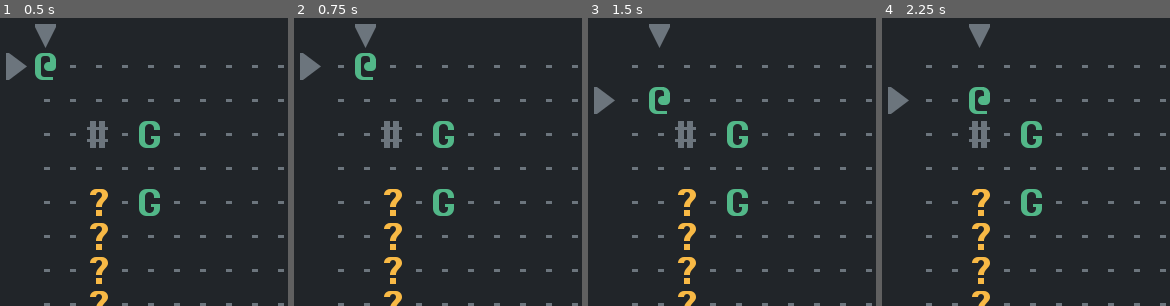
Above: before the commit, frames 1-4 (left to right).
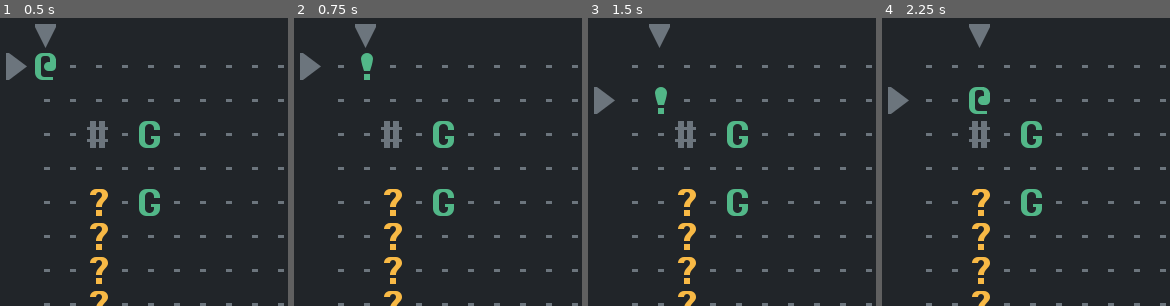
Above: after the commit, the same moments.

Repository: Bozar/godot-4-roguelike-tutorial
Game: Godot game, scene res://scene/main/main_screen.tscn
Same seed, same stepped clock (60 frames per second), same inputs: the game is played once before the commit and once after it.
Inputs:
- Up to frame 1 (0.5 s): no input
- Up to frame 2 (0.75 s): tap Enter at 0.5 s; hold D (move_right) from 0.53 s (still down); tap Space (aim, bound only after the commit) at 0.6 s
- Up to frame 3 (1.5 s): tap Space (aim, bound only after the commit) at 1.25, 1.35 s; release D (move_right) at 1.28 s; hold S (move_down) from 1.28 s (still down)
- Up to frame 4 (2.25 s): tap Enter at 2 s; release S (move_down) at 2.03 s; hold D (move_right) from 2.03 s (still down); tap Space (aim, bound only after the commit) at 2.1 s
The pictures show only the part of the screen within x 0-50%, y 0-50%; the shares and areas given below are measured in that part.

Frame 1 is identical in both runs. In frame 2, 0.4% of the frame differs, in the area x 21-29%, y 12-22%; in frame 3, 0.4%; in frame 4, nothing differs.

Commit message:
Switch between Normal and Aim Mode.

Diff:
--- a/library/input_tag.gd
+++ b/library/input_tag.gd
@@ -6,6 +6,8 @@
 const MOVE_UP: StringName = &"move_up"
 const MOVE_DOWN: StringName = &"move_down"
 
+const AIM: StringName = &"aim"
+
 
 const MOVE_ACTIONS: Array[StringName] = [
     MOVE_LEFT,
--- /dev/null
+++ b/library/visual_effect.gd
@@ -0,0 +1,14 @@
+class_name VisualEffect
+
+
+static func switch_sprite(sprite: Sprite2D, visual_tag: StringName) -> void:
+    var has_switched: bool = false
+
+    for i: Sprite2D in sprite.get_children():
+        if i.name == visual_tag:
+            i.visible = true
+            has_switched = true
+        else:
+            i.visible = false
+    if not has_switched:
+        push_error("Invalid visual tag: %s, %s." % [sprite, visual_tag])
--- /dev/null
+++ b/library/visual_tag.gd
@@ -0,0 +1,6 @@
+class_name VisualTag
+
+
+const DEFAULT: StringName = &"default"
+const ACTIVE: StringName = &"active"
+const PASSIVE: StringName = &"passive"
--- a/project.godot
+++ b/project.godot
@@ -63,6 +63,11 @@
 , Object(InputEventKey,"resource_local_to_scene":false,"resource_name":"","device":-1,"window_id":0,"alt_pressed":false,"shift_pressed":false,"ctrl_pressed":false,"meta_pressed":false,"pressed":false,"keycode":4194322,"physical_keycode":0,"key_label":0,"unicode":0,"echo":false,"script":null)
 ]
 }
+aim={
+"deadzone": 0.5,
+"events": [Object(InputEventKey,"resource_local_to_scene":false,"resource_name":"","device":-1,"window_id":0,"alt_pressed":false,"shift_pressed":false,"ctrl_pressed":false,"meta_pressed":false,"pressed":false,"keycode":32,"physical_keycode":0,"key_label":0,"unicode":32,"echo":false,"script":null)
+]
+}
 
 [rendering]
 
--- a/scene/main/pc_action.gd
+++ b/scene/main/pc_action.gd
@@ -1,5 +1,11 @@
 class_name PcAction
 extends Node2D
+
+
+enum {
+    NORMAL_MODE,
+    AIM_MODE,
+}
 
 
 var ammo: int:
@@ -9,6 +15,7 @@
 
 var _pc: Sprite2D
 var _ammo: int = GameData.MAGAZINE
+var _game_mode: int = NORMAL_MODE
 
 
 func _on_SpriteFactory_sprite_created(sprites: Array) -> void:
@@ -25,6 +32,9 @@
     var coord: Vector2i
 
     match input_tag:
+        InputTag.AIM:
+            _game_mode = _aim(_pc, _ammo, _game_mode)
+            return
         InputTag.MOVE_LEFT:
             coord = Vector2i.LEFT
         InputTag.MOVE_RIGHT:
@@ -56,3 +66,15 @@
 
 func _get_valid_ammo(current_ammo: int) -> int:
     return max(min(current_ammo, GameData.MAX_AMMO), GameData.MIN_AMMO)
+
+
+func _aim(pc: Sprite2D, current_ammo: int, current_mode: int) -> int:
+    match current_mode:
+        AIM_MODE:
+            VisualEffect.switch_sprite(pc, VisualTag.DEFAULT)
+            return NORMAL_MODE
+        NORMAL_MODE:
+            if current_ammo > GameData.MIN_AMMO:
+                VisualEffect.switch_sprite(pc, VisualTag.ACTIVE)
+                return AIM_MODE
+    return NORMAL_MODE
--- a/scene/main/player_input.gd
+++ b/scene/main/player_input.gd
@@ -8,6 +8,8 @@
 func _unhandled_input(event: InputEvent) -> void:
     if _is_move_actions(event):
         return
+    elif _is_aim(event):
+        return
 
 
 func _is_move_actions(event: InputEvent) -> bool:
@@ -16,3 +18,10 @@
             action_pressed.emit(i)
             return true
     return false
+
+
+func _is_aim(event: InputEvent) -> bool:
+    if event.is_action_pressed(InputTag.AIM):
+        action_pressed.emit(InputTag.AIM)
+        return true
+    return false
--- a/sprite/pc.tscn
+++ b/sprite/pc.tscn
@@ -6,7 +6,15 @@
 atlas = ExtResource("1_r71xq")
 region = Rect2(0, 144, 24, 36)
 
+[sub_resource type="AtlasTexture" id="AtlasTexture_t8vxd"]
+atlas = ExtResource("1_r71xq")
+region = Rect2(24, 72, 24, 36)
+
 [node name="Pc" type="Sprite2D"]
 
 [node name="default" type="Sprite2D" parent="."]
 texture = SubResource("AtlasTexture_qcks3")
+
+[node name="active" type="Sprite2D" parent="."]
+visible = false
+texture = SubResource("AtlasTexture_t8vxd")
Not shown: 1 places in sprite/pc.tscn that only renumber resources
